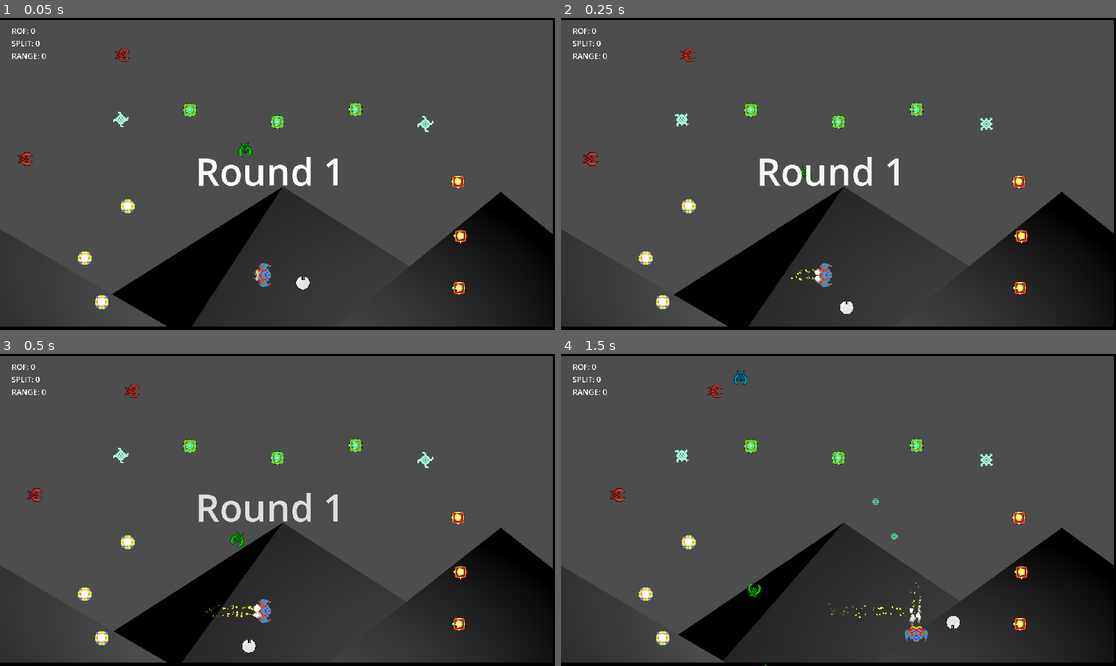
Above: before the commit, frames 1-4 (two rows, left to right).
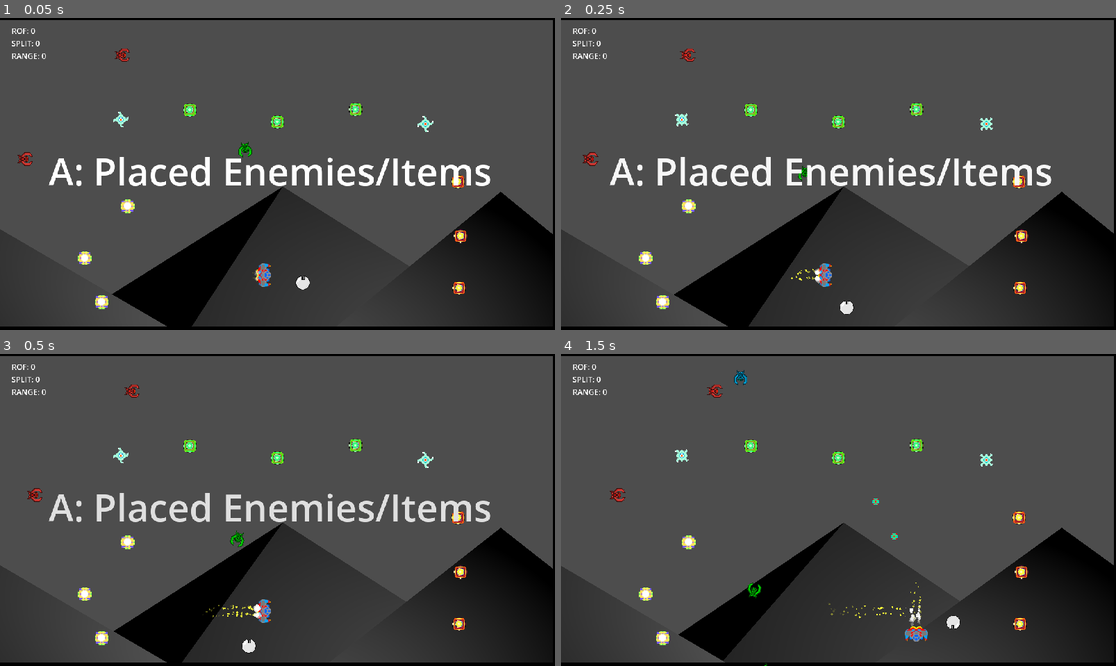
Above: after the commit, the same moments.

Repository: gamkedo-la/AttackStackCharlie
Game: Godot game, scene res://Levels/TestLevelA.tscn
The game is run twice, just before and just after one commit, with the same random seed, the same clock (stepped at 60 frames per second) and the same inputs. This scene is started directly instead of the project's main scene. Sound files missing from this copy of the repository are replaced by a short silence.
Inputs:
- Up to frame 1 (0.05 s): no input
- Up to frame 2 (0.25 s): no input
- Up to frame 3 (0.5 s): no input
- Up to frame 4 (1.5 s): hold D (move right) 0.53-1.28 s; hold Space (shoot) 0.53-1.28 s; hold S (move down) from 1.28 s (still down); tap Space (shoot) at 1.35 s

The runs differ from the first frame. In frame 1, 2.7% of the frame differs, in the area x 8-89%, y 44-54%; in frame 2, 2.7%; in frame 3, 2.7%; in frame 4, nothing differs.

Commit message:
Round name at start now input at top level of each stage script

Diff:
--- a/Levels/MainPlay.gd
+++ b/Levels/MainPlay.gd
@@ -1,5 +1,6 @@
 extends Node2D
 var RoundTitle = preload("res://UI/HUD/round_title.tscn")
+@export var LevelName = "StageName";
 
 # Called when the node enters the scene tree for the first time.
 func _ready():
--- a/Levels/TestLevelA.tscn
+++ b/Levels/TestLevelA.tscn
@@ -16,6 +16,7 @@
 [node name="MainPlay" type="Node2D"]
 process_mode = 1
 script = ExtResource("1_4o0gi")
+LevelName = "A: Placed Enemies/Items"
 
 [node name="Playerdrone" parent="." instance=ExtResource("2_ojseh")]
 position = Vector2(526, 392)
--- a/Levels/TestLevelB.tscn
+++ b/Levels/TestLevelB.tscn
@@ -9,6 +9,7 @@
 [node name="MainPlay" type="Node2D"]
 process_mode = 1
 script = ExtResource("1_2d853")
+LevelName = "B: Many Rushers Spawn"
 
 [node name="Enemies" type="Node2D" parent="."]
 script = ExtResource("3_einjh")
--- a/UI/HUD/round_title.gd
+++ b/UI/HUD/round_title.gd
@@ -2,11 +2,10 @@
 
 @onready var message = get_node("Message")
 @onready var tween = create_tween()
-var round = 1
 
 # Called when the node enters the scene tree for the first time.
 func _ready():
-	message.text = "Round %s" % round
+	message.text = get_tree().current_scene.LevelName
 	tween.tween_property(self, "modulate", Color.GRAY, 1).set_trans(Tween.TRANS_SINE)
 	tween.tween_callback(self.queue_free)
 
